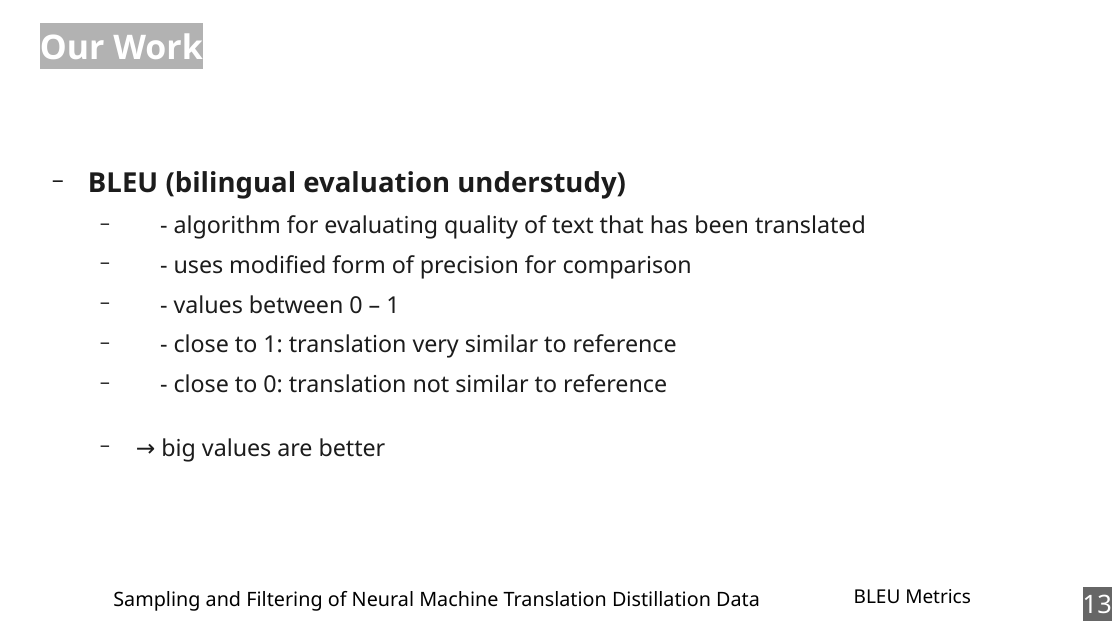
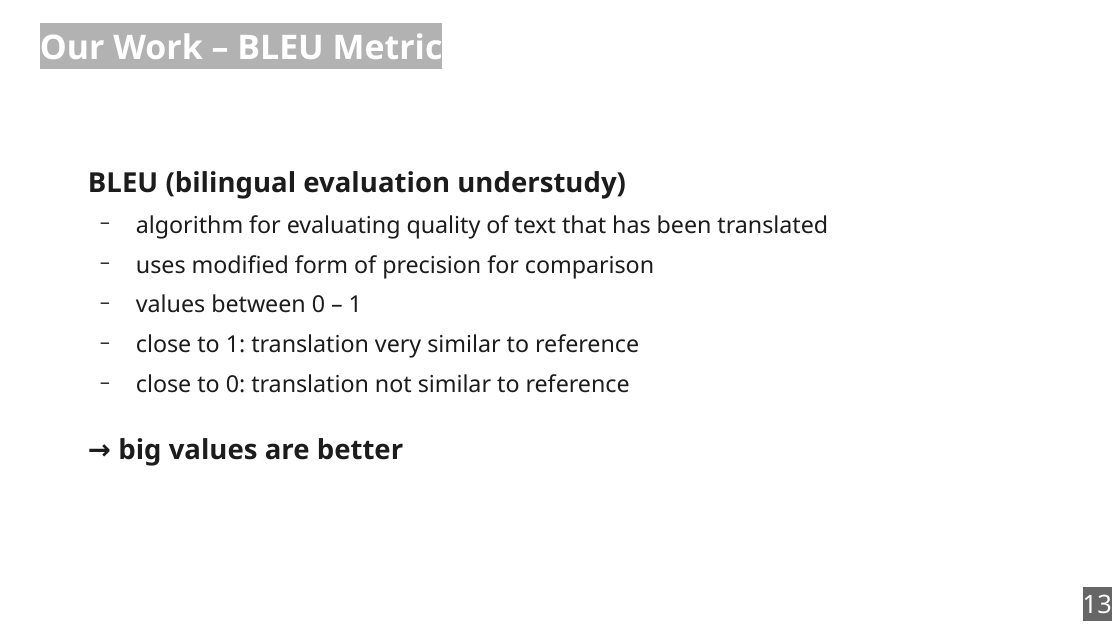
Before and after one commit to zouharvi/reference-mt-distill, a slide deck: slide 13 of meta/final_presentation.odp. Drawn at 1120x630 pixels with LibreOffice and Linux fonts; fonts in the diff are those of the drawing. Boxes give left, top, right and bottom in pixels: in the first picture for what was removed or moved away, otherwise in the second. Text is boxed around its words. In the diff, an @@ line names an element or a change of style, - is before the commit and + after.

```diff
--- a/meta/final_presentation.odp
+++ b/meta/final_presentation.odp
@@ title at (x1=40, y1=27, x2=443, y2=68): text changed @@
-Our Work
+Our Work – BLEU Metric
@@ text at (x1=88, y1=171, x2=626, y2=466): size 16.5 to 19.5 pt, bold on in "→ big values are better"; bullet − to none; list level 2 to 1 in "→ big values are better" @@
@@ text at (x1=136, y1=215, x2=828, y2=393): text changed @@
-  − - algorithm for evaluating quality of text that has been translated
-  − - uses modified form of precision for comparison
-  − - values between 0 – 1
-  − - close to 1: translation very similar to reference
-  − - close to 0: translation not similar to reference
+  − algorithm for evaluating quality of text that has been translated
+  − uses modified form of precision for comparison
+  − values between 0 – 1
+  − close to 1: translation very similar to reference
+  − close to 0: translation not similar to reference
@@ text removed at (x1=113, y1=591, x2=760, y2=611) @@
-Sampling and Filtering of Neural Machine Translation Distillation Data
@@ text removed at (x1=854, y1=589, x2=971, y2=604) @@
-BLEU Metrics
```
Also in this commit, not shown: 18 other slides changed.
